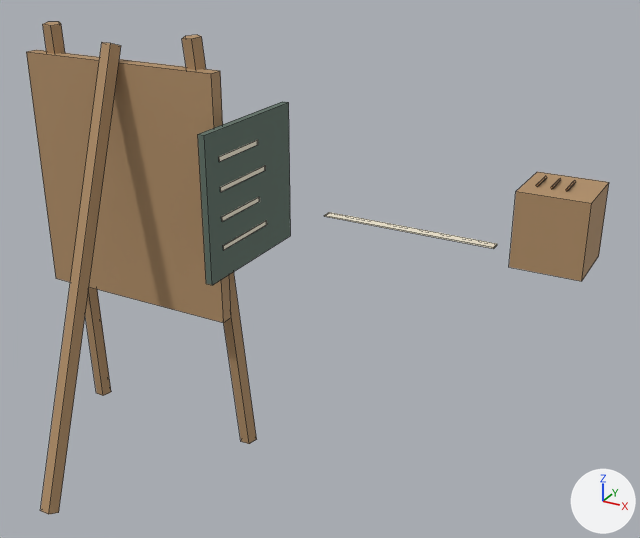
What one commit did to the Blender file blender/props/darts_stand.blend.
The view is the same before and after, from a 50 mm camera at (2.47, -2.86, 2.45) aimed at (0.35, 1.0, 0.52). Every picture has the same lights, and +X, +Y and +Z are marked at lower right. The older version comes first. Mesh edges are drawn as thin lines.

The first picture shows 'DartsStand'.
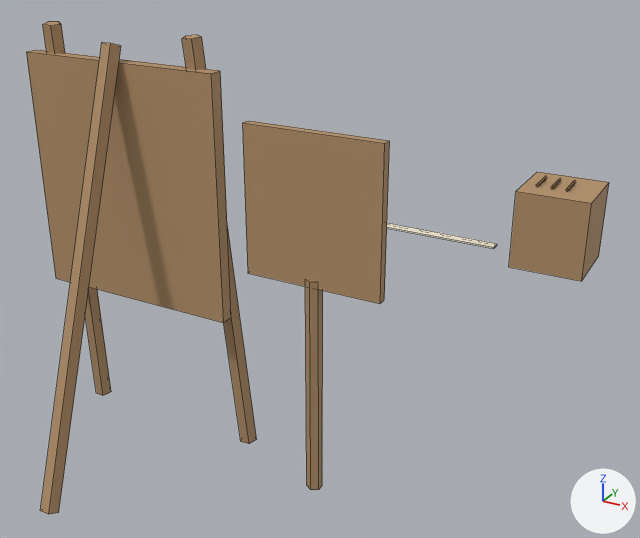
Changed parts and their boxes [x1, y1, x2, y2] in the pictures (640 x 538 px; the box of a moved part takes in the faces that stretch with it):
part 1 of me_dartsstand, deleted: before [223, 220, 267, 250]
part 2 of me_dartsstand, moved or reshaped: before [198, 101, 291, 285]; after [242, 121, 389, 490]
part 3 of me_dartsstand, recoloured (brown): after [380, 141, 390, 304]
part 4 of me_dartsstand, recoloured: before [221, 165, 266, 192]

Edits to the bpy script that builds the scene:
```text
Change me_dartsstand:
    used by ob_dartsstand; location = (0.0, 0.0, 0.0)
    remove me_dartsstand.from_pydata(...)  # 358 vertices, 231 faces; spans x -0.7..1.4, y -0.78..3.2, z -0.01..1.9
    add me_dartsstand.from_pydata(...)  # 346 vertices, 221 faces; spans x -0.7..1.4, y -0.78..3.2, z -0.01..1.9
    me_dartsstand part 1: the loose piece of 8 vertices spanning x 0.58, y -0.22..0.1, z 1.12..1.14 is deleted
    me_dartsstand part 2
    16 vertices are removed from x 0.55..0.58, y -0.3..0.3, z 1.0..1.6
    24 faces are deleted
    16 vertices move from x 0.58, y -0.3..0.3, z 1.24..1.6 to x 0.63..1.2, y -0.09..-0.02, z 0.97..1.6
    12 vertices are added at x 0.6..0.93, y -0.09..-0.02, z 0.0..1.6
    14 new faces join them, mat_wood (brown #b39069)
    6 new faces join them, mat_board (grey #617369)
    me_dartsstand part 3: 1 face spanning x 1.2, y -0.08..-0.04, z 0.97..1.6 switches from mat_paper (pale yellow #f6efda) to mat_wood (brown #b39069)
    me_dartsstand part 4: 2 faces spanning x 0.63..1.17, y -0.04..-0.02, z 1.0..1.57 switch from mat_paper (pale yellow #f6efda) to mat_board (grey #617369)
```
